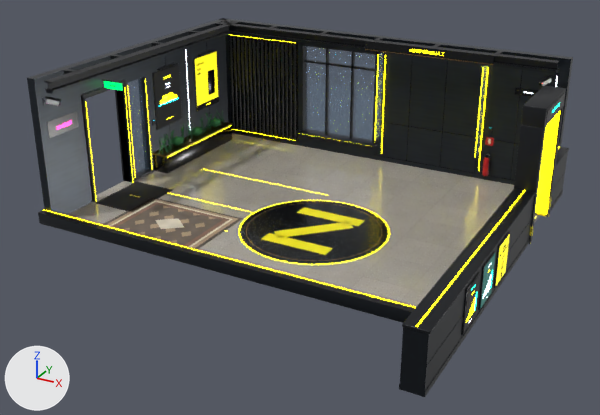
The glTF model simulator/godot/assets/room_hol.glb: old version first, new version second.
One viewpoint serves both versions: a camera (50 mm lens) standing at (12.73, -18.92, 7.61) and looking at (4.92, -4.72, 0.51). The lights are fixed; the arrows at lower left show +X, +Y and +Z. The older version comes first. Vertices at exactly the same position are counted once.

Names of what the first picture shows: 'Body'.
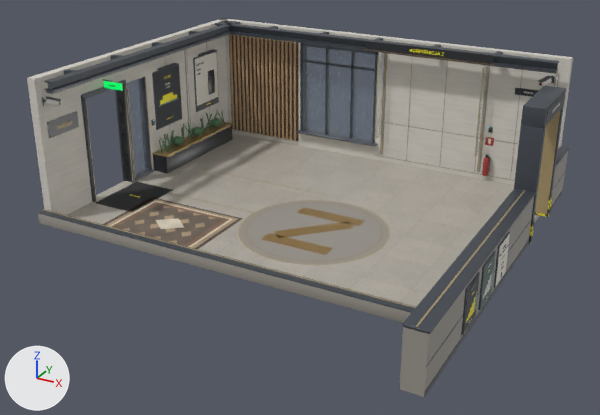
Patch to the scene script:
```diff
--- a/simulator/godot/assets/room_hol.glb.py
+++ b/simulator/godot/assets/room_hol.glb.py
@@ mat_graphite @@
 mat_graphite = principled_material('Graphite')
-mat_graphite.base_color = (0.00913, 0.011, 0.0144)  # black #181b20
+mat_graphite.base_color = (0.0595, 0.0704, 0.0865)  # dark grey #454b53
 mat_graphite.metallic = 0.4
@@ mat_wallpanelhol @@
 mat_wallpanelhol = principled_material('WallPanelHol')
-mat_wallpanelhol.texture = img_brushedhol
-mat_wallpanelhol.metallic = 0.6
-mat_wallpanelhol.roughness = 0.3
+mat_wallpanelhol.texture = img_panelhol
+mat_wallpanelhol.roughness = 0.6
@@ mat_posterteal @@
 mat_posterteal.base_color = (0.00402, 0.0742, 0.063)  # dark cyan #0d4d47
-mat_posterteal.emission_color = (0.00382, 0.0895, 0.0762)  # dark cyan #0c544e
 mat_posterteal.emission_strength = 1.0
@@ mat_posterpaper @@
+mat_posterpaper = principled_material('PosterPaper')
+mat_posterpaper.base_color = (0.807, 0.776, 0.701)  # white #e8e4da
+mat_posterpaper.roughness = 0.6
@@ mat_wooddark @@
+mat_wooddark = principled_material('WoodDark')
+mat_wooddark.base_color = (0.102, 0.0513, 0.0296)  # brown #5a4030
@@ mat_charcoal @@
+mat_charcoal = principled_material('Charcoal')
+mat_charcoal.base_color = (0.0232, 0.0262, 0.0319)  # dark grey #2a2d32
+mat_charcoal.roughness = 0.35
@@ mat_exitgreen @@
+mat_exitgreen = principled_material('ExitGreen')
+mat_exitgreen.base_color = (0.0, 0.578, 0.0865)  # green #00c853
+mat_exitgreen.roughness = 0.3
+mat_exitgreen.emission_color = (0.0, 0.693, 0.104)  # green #00d95b
+mat_exitgreen.emission_strength = 1.0
@@ mat_woodlight @@
+mat_woodlight = principled_material('WoodLight')
+mat_woodlight.base_color = (0.479, 0.323, 0.175)  # brown #b89a74
@@ mat_trimchampagne @@
+mat_trimchampagne = principled_material('TrimChampagne')
+mat_trimchampagne.base_color = (0.462, 0.361, 0.195)  # beige #b5a27a
+mat_trimchampagne.metallic = 0.3
+mat_trimchampagne.roughness = 0.4
@@ mat_trimoffwhite @@
+mat_trimoffwhite = principled_material('TrimOffWhite')
+mat_trimoffwhite.base_color = (0.791, 0.776, 0.73)  # white #e6e4de
@@ mat_panelwarm @@
+mat_panelwarm = principled_material('PanelWarm')
+mat_panelwarm.base_color = (0.323, 0.301, 0.266)  # grey #9a958d
+mat_panelwarm.roughness = 0.55
@@ mat_posterdark @@
+mat_posterdark = principled_material('PosterDark')
+mat_posterdark.base_color = (0.0284, 0.0343, 0.0423)  # dark grey #2f343a
+mat_posterdark.roughness = 0.6
@@ mat_trimteal @@
+mat_trimteal = principled_material('TrimTeal')
+mat_trimteal.base_color = (0.212, 0.366, 0.342)  # greyish cyan #7fa39e
+mat_trimteal.roughness = 0.45
@@ me_body @@
 me_body.from_pydata(...)  # 10747 vertices, 19906 faces; spans x -0.25..9.45, y -9.0..0.22, z -0.12..3.2
-me_body.materials.append(mat_floorstone)  # picture img_stone
+# me_body part 1: 1836 faces spanning x 0.18..2.22, y -0.08..-0.02, z 0.15..2.85 switch from mat_graphite (black #181b20) to mat_woodlight (brown #b89a74)
+# me_body part 2: 3138 faces spanning x 0.03..9.44, y -7.25..-0.5, z 0.36..3.14 switch from mat_neonyellow (yellow #fcee0a, glowing yellow #fff10a) to mat_yellowpaint (yellow #fcee0a)
+# me_body part 3: 800 faces spanning x -0.2..9.4, y -8.98..-0.01, z 0.0..2.85 switch from mat_neonyellow (yellow #fcee0a, glowing yellow #fff10a) to mat_trimchampagne (beige #b5a27a)
+# me_body part 4: 444 faces spanning x 0.0..9.0, y -6.22..0.0, z 0.0..2.86 switch from mat_blackgloss (black #0b0d10) to mat_panelwarm (grey #9a958d)
+# me_body part 5: 12 faces spanning x 0.12..2.28, y -0.02..0.0, z 0.12..2.88 switch from mat_blackgloss (black #0b0d10) to mat_wooddark (brown #5a4030)
+# me_body part 6: 4020 faces spanning x 0.0..9.44, y -6.8..0.0, z 0.0..3.2 switch from mat_blackgloss (black #0b0d10) to mat_charcoal (dark grey #2a2d32)
+# me_body part 7: 36 faces spanning x 4.44..5.96, y -5.55..-3.65, z 0.0..0.01 switch from mat_yellowpaint (yellow #fcee0a) to mat_brass (brown #a88a58)
+# me_body part 8: 2926 faces spanning x 0.01..9.44, y -7.08..-0.01, z 0.2..2.8 switch from mat_neonwhite (white #ffffff, glowing pale blue #e8f4ff) to mat_trimoffwhite (white #e6e4de)
+# me_body part 9: 12 faces spanning x 0.05..0.55, y -5.02..-4.98, z 2.54..2.69 switch from mat_neonexit (green #00c853, glowing green #00ff6c) to mat_exitgreen (green #00c853, glowing green #00d95b)
+# me_body part 10: 24 faces spanning x 0.02..9.43, y -5.51..-0.5, z 0.2..2.45 switch from mat_posteryellow (yellow #fcee0a, glowing yellow #f1e309) to mat_posterpaper (white #e8e4da)
+# me_body part 11: 24 faces spanning x 0.02..9.43, y -7.31..-2.2, z 0.2..2.45 switch from mat_posterblack (black #0c0f12) to mat_posterdark (dark grey #2f343a)
+# me_body part 12: 444 faces spanning x 0.02..0.04, y -6.58..-6.13, z 2.0..2.1 switch from mat_neonmagenta (pink #ff3ca6, glowing pink #ff3ca6) to mat_trimchampagne (beige #b5a27a)
+# me_body part 13: 132 faces spanning x -0.2..9.4, y -9.0..0.0, z 0.0..1.1 switch from mat_paneldark (black #1d2228) to mat_panelwarm (grey #9a958d)
+# me_body part 14: 582 faces spanning x 9.43..9.44, y -7.11..-5.85, z 0.36..0.91 switch from mat_neonteal (cyan #19f0c8, glowing cyan #1bffd5) to mat_trimteal (greyish cyan #7fa39e)
 me_body.materials.append(mat_rubber)
@@ me_body @@
 me_body.materials.append(mat_paintwhite)
-me_body.materials.append(mat_neoncyan)  # cyan #00f0ff, glowing cyan #00f0ff
-me_body.materials.append(mat_lightpanel)  # white #ffffff, glowing pale blue #dff1ff
 me_body.materials.append(mat_soil)
@@ me_body @@
 me_body.materials.append(mat_posterteal)
+me_body.materials.append(mat_floorterrazzo)  # picture img_stone
+me_body.materials.append(mat_ledcyan)  # cyan #7fe6ee, glowing cyan #00f0ff
+me_body.materials.append(mat_diffuser)  # white #e4e6e8
+me_body.materials.append(mat_trimsteelteal)  # greyish cyan #7d9aa0
```

Pixel boxes [x1, y1, x2, y2] of what changed, in the pictures (600 x 415 px):
'Body', recoloured, surface changed
    both: [27, 18, 573, 397]
part 1 of me_body, recoloured
    both: [229, 34, 296, 140]
part 2 of me_body, recoloured
    both: [160, 49, 489, 323]
part 3 of me_body, recoloured
    both: [43, 34, 560, 327]
part 4 of me_body, recoloured
    both: [153, 42, 560, 265]
part 5 of me_body, recoloured
    both: [229, 35, 298, 141]
part 6 of me_body, recoloured
    both: [47, 41, 565, 277]
part 7 of me_body, recoloured
    both: [261, 207, 365, 255]
part 8 of me_body, recoloured
    both: [165, 49, 558, 323]
part 9 of me_body, recoloured
    both: [104, 81, 123, 91]
part 10 of me_body, recoloured
    both: [195, 52, 510, 285]
part 11 of me_body, recoloured
    both: [154, 65, 480, 332]
part 12 of me_body, recoloured
    both: [56, 120, 72, 130]
part 13 of me_body, recoloured
    both: [38, 152, 568, 397]
part 14 of me_body, recoloured
    both: [471, 270, 493, 311]
